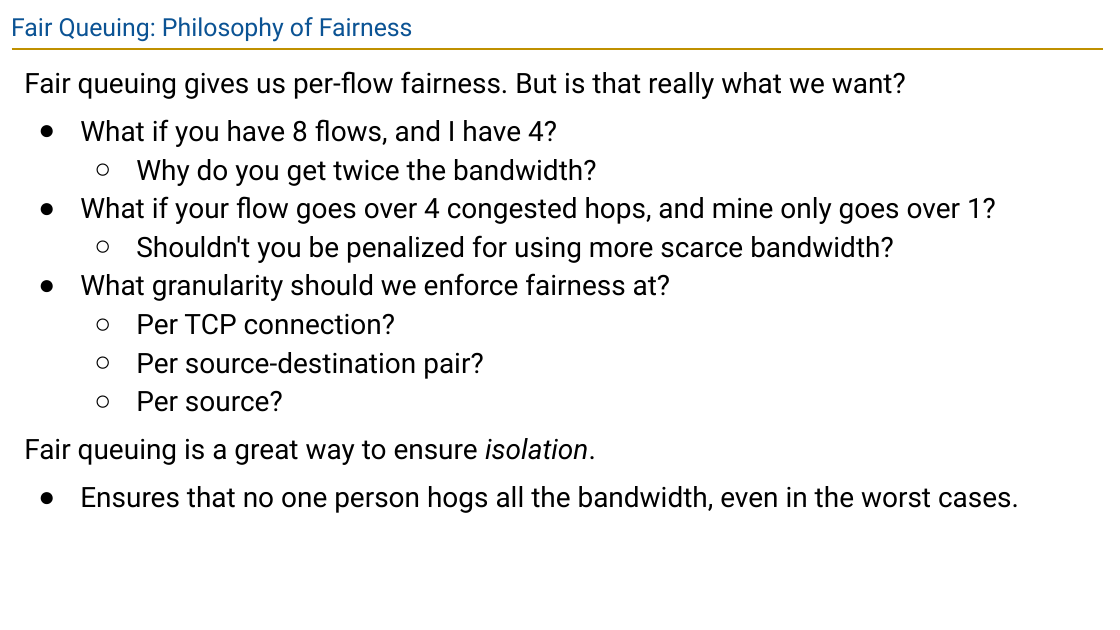
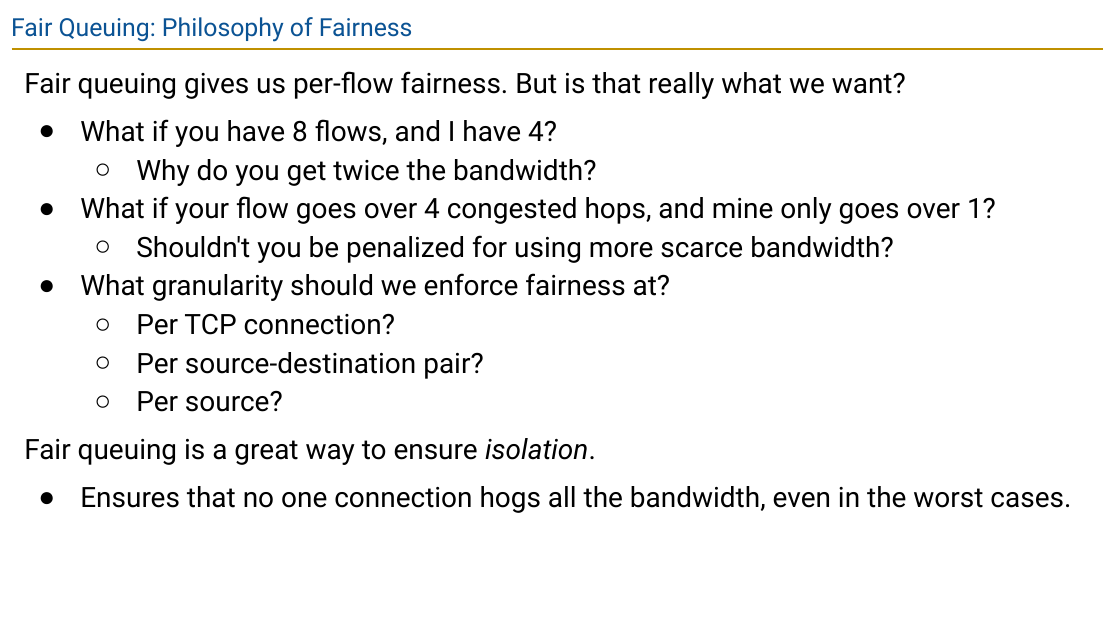
Before and after one commit to guhofstra/CSC175Sp26, a slide deck: slide 61 of PPTs/Lecture 13 - Congestion Control II.pptx. Drawn at 1120x630 pixels with LibreOffice and Linux fonts; fonts in the diff are those of the drawing. Boxes give left, top, right and bottom in pixels: in the first picture for what was removed or moved away, otherwise in the second. Text is boxed around its words. In the diff, an @@ line names an element or a change of style, - is before the commit and + after.

```diff
--- a/PPTs/Lecture 13 - Congestion Control II.pptx
+++ b/PPTs/Lecture 13 - Congestion Control II.pptx
@@ text at [80, 486, 1071, 513]: text changed @@
-● Ensures that no one person hogs all the bandwidth, even in the worst cases.
+● Ensures that no one connection hogs all the bandwidth, even in the worst cases.
```
Also in this commit, not shown: 2 other slides changed, 1 slide added, 1 slide removed, 14 other files.
